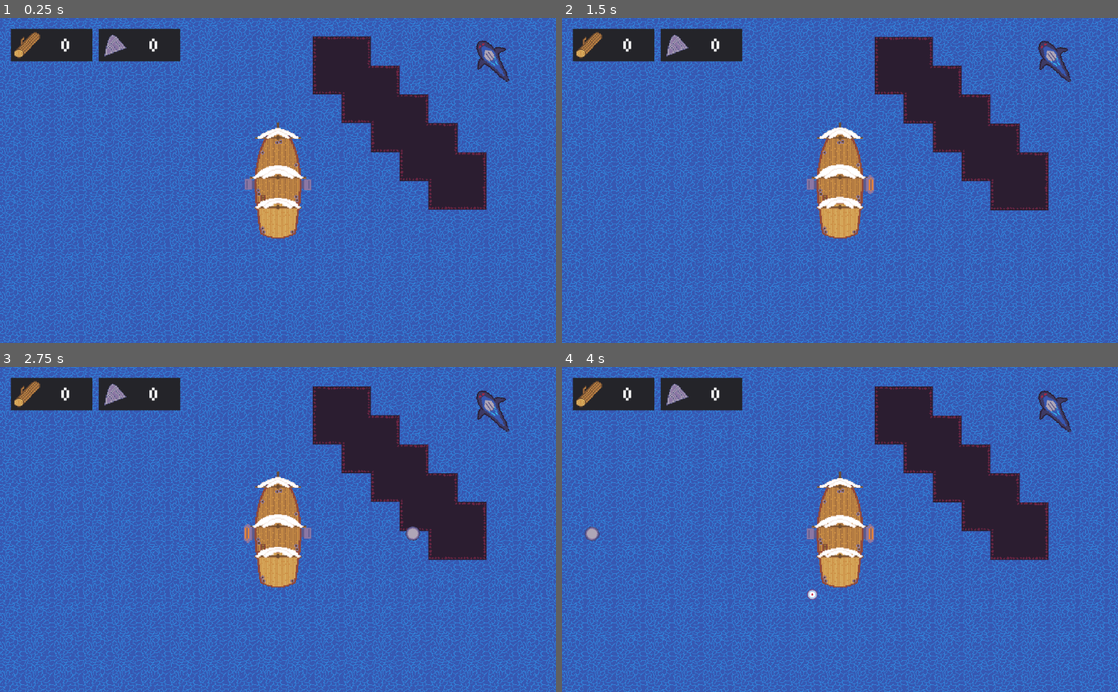
Above: before the commit, frames 1-4 (two rows, left to right).
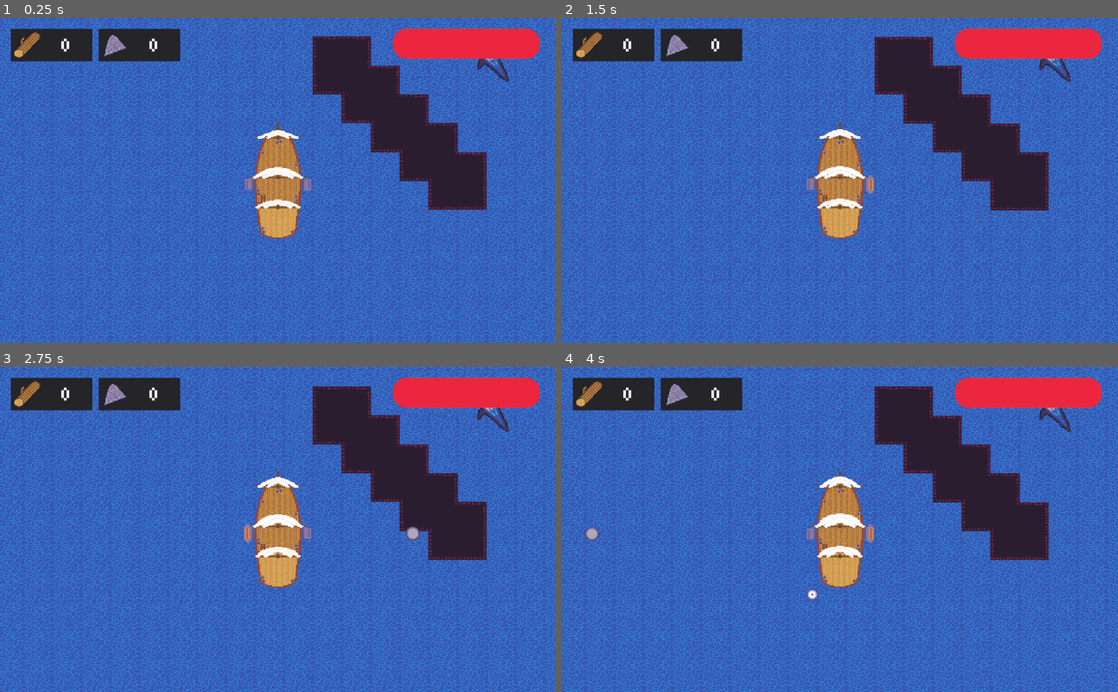
Above: after the commit, the same moments.

Repository: McLovin3/Calderia
Game: Godot game, scene res://TestScene.tscn
Two runs of this game, one before a commit and one after it. Both use one fixed random seed, a clock stepped at 60 frames per second and the inputs below.
Inputs (mouse positions are in pixels of both pictures, inside the frame that each line leads up to):
- Up to frame 1 (0.25 s): no input
- Up to frame 2 (1.5 s): tap Enter at 0.5 s; move the mouse to (962, 164) at 0.52 s; press the mouse at (962, 164) at 0.53 s; hold Right (right_arrow) from 0.53 s (still down); tap W (up) at 0.77 s; move the mouse to (728, 196) at 1.27 s; release the mouse at (728, 196) at 1.28 s; tap Middle mouse button (middle_click) at 1.35 s
- Up to frame 3 (2.75 s): tap W (up) at 1.52 s; move the mouse to (333, 458) at 2.02 s; release Right (right_arrow) at 2.03 s; hold Left (left_arrow) from 2.03 s (still down); hold Right mouse button (right_click) from 2.03 s (still down)
- Up to frame 4 (4 s): move the mouse to (812, 594) at 2.77 s; release Left (left_arrow) at 2.78 s; release Right mouse button (right_click) at 2.78 s; hold Right (right_arrow) from 2.78 s (still down); click (812, 594) at 2.85 s; tap W (up) at 3.02, 3.77 s; move the mouse to (1006, 578) at 3.52 s; hold Middle mouse button (middle_click) from 3.53 s (still down)

The runs differ from the first frame. In frame 1, 2.6% of the frame differs, in the area x 46-98%, y 3-59%; in frame 2, 2.7%; in frame 3, 2.4%; in frame 4, 2.7%.

Commit message:
Added health bar to player hud

Diff:
--- a/GameManager/GameManager.tscn
+++ b/GameManager/GameManager.tscn
@@ -1,8 +1,9 @@
-[gd_scene load_steps=4 format=2]
+[gd_scene load_steps=5 format=2]
 
 [ext_resource path="res://GameManager/Scripts/GameManager.gd" type="Script" id=1]
 [ext_resource path="res://GameManager/Sprites/Stone.png" type="Texture" id=2]
 [ext_resource path="res://GameManager/Sprites/Wood.png" type="Texture" id=3]
+[ext_resource path="res://Themes/HealthBar.tres" type="Theme" id=4]
 
 [node name="GameManager" type="Node2D"]
 position = Vector2( 2, 2 )
@@ -62,4 +63,14 @@
 align = 1
 valign = 1
 
+[node name="HealthBar" type="ProgressBar" parent="HUD"]
+anchor_left = 1.0
+anchor_right = 1.0
+margin_left = -300.0
+margin_top = 20.0
+margin_right = -30.0
+margin_bottom = 75.0
+theme = ExtResource( 4 )
+percent_visible = false
+
 [connection signal="timeout" from="SaveInterval" to="." method="_on_SaveInterval_timeout"]
--- a/GameManager/Scripts/GameManager.gd
+++ b/GameManager/Scripts/GameManager.gd
@@ -5,6 +5,7 @@
 
 onready var _stone_label : Label = $HUD/Stone/StoneCount
 onready var _wood_label : Label = $HUD/Wood/WoodCount
+onready var _health_bar : ProgressBar = $HUD/HealthBar
 
 func _ready() -> void:
 	_load_game()
@@ -39,6 +40,9 @@
 	_update_labels()
 	_save_game()
 
+func set_hp(current_health : int, max_health : int) -> void:
+	_health_bar.value = (current_health * _health_bar.max_value) / max_health
+
 func add_stone(amount: int) -> void:
 	_ressources.stone += amount
 	_update_labels()
--- a/PlayerShip/PlayerShip.tscn
+++ b/PlayerShip/PlayerShip.tscn
@@ -42,7 +42,6 @@
 [node name="AnimatedSprite" type="AnimatedSprite" parent="."]
 frames = SubResource( 7 )
 animation = "idle"
-frame = 2
 playing = true
 
 [node name="CollisionPolygon2D" type="CollisionPolygon2D" parent="."]
--- a/PlayerShip/Scripts/PlayerShip.gd
+++ b/PlayerShip/Scripts/PlayerShip.gd
@@ -3,15 +3,21 @@
 
 var _bobber = preload("res://Bobber/Bobber.tscn")
 
-export var max_speed := 20000
-export var acceleration := 0.001
-export var friction := 0.005
-export var wall_slow_multiplier := 0.1
-export var min_fish_speed := 2000
-export var bite_rate := 0.15
+export var max_speed : int = 20000
+export var acceleration : float = 0.001
+export var friction : float = 0.005
+export var wall_slow_multiplier : float = 0.1
+export var min_fish_speed : int = 2000
+export var bite_rate : float = 0.15
+export var base_hp : int = 100
 
-var _fishing = false
-var _velocity := 0
+var _fishing : bool = false
+var _velocity : int = 0
+var _current_hp : int
+
+func _ready() -> void:
+	_current_hp = base_hp
+	GameManager.set_hp(_current_hp, base_hp)
 
 func _unhandled_input(event) -> void:
 	#https://godotengine.org/qa/80382/is-it-possible-to-detect-if-mouse-pointer-hovering-over-area
